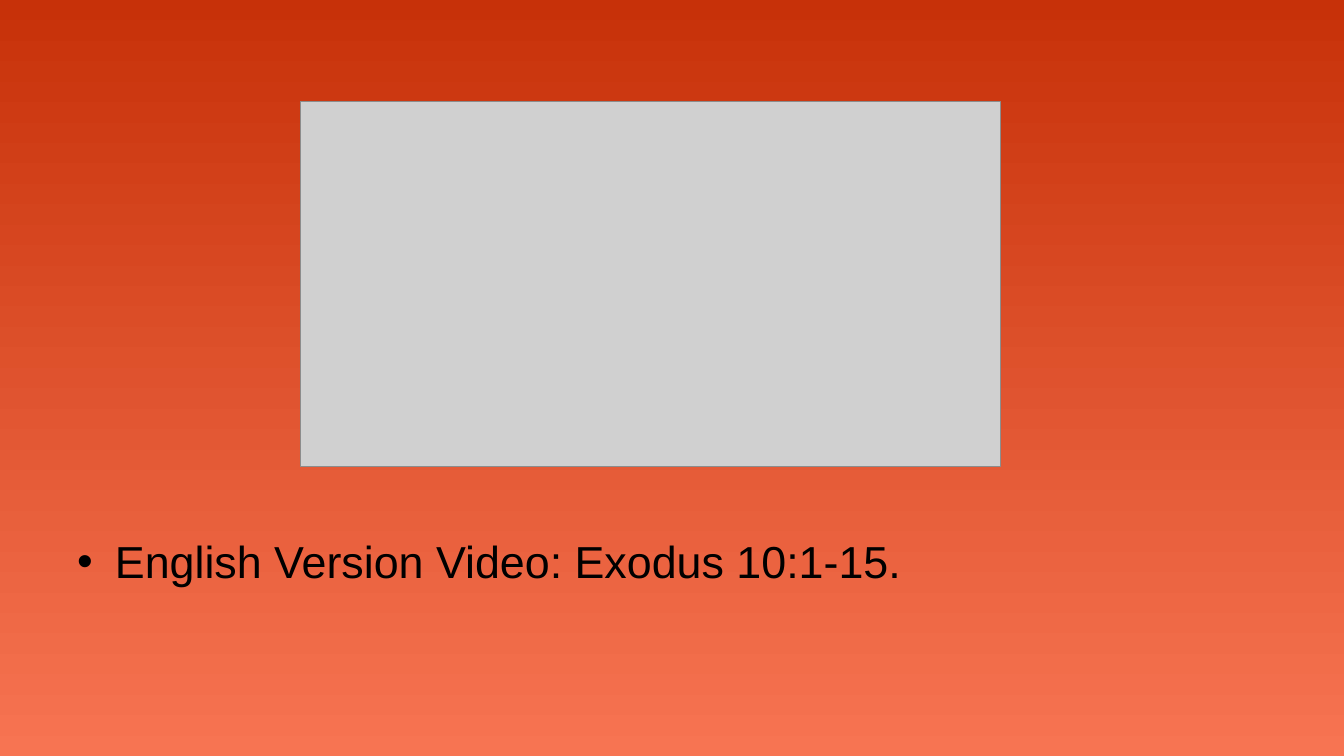
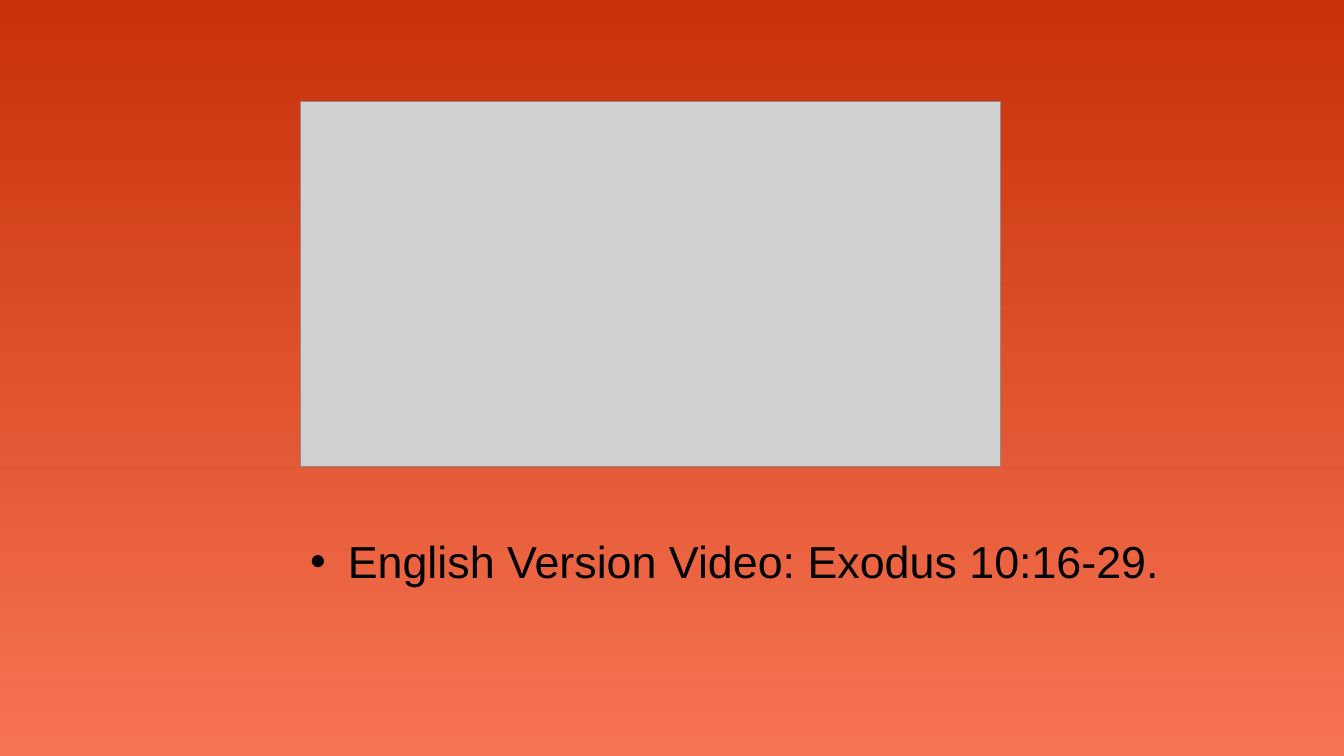
Before and after one commit to wdingbox/accc_2025_pp, a slide deck: slide 2 of ppt/Exodus/exo10_16_29.pptx. Drawn at 1344x756 pixels with LibreOffice and Linux fonts; fonts in the diff are those of the drawing; grey boxes stand for pictures; background and template pictures are left out. Boxes give left, top, right and bottom in pixels: in the first picture for what was removed or moved away, otherwise in the second. Text is boxed around its words. In the diff, an @@ line names an element or a change of style, - is before the commit and + after.

```diff
--- a/ppt/Exodus/exo10_16_29.pptx
+++ b/ppt/Exodus/exo10_16_29.pptx
@@ text at [348,545,1158,587]: text changed @@
-• English Version Video: Exodus 10:1-15.
+• English Version Video: Exodus 10:16-29.
```
Also in this commit, not shown: 5 other slides changed, 4 other files.
